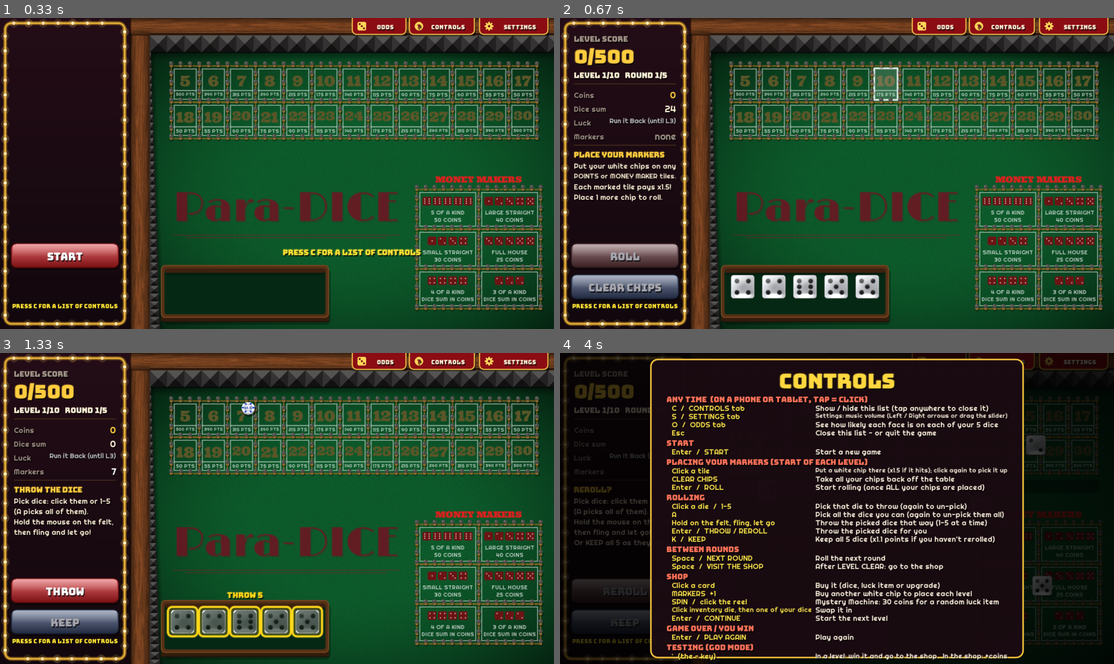
Above: before the commit, frames 1-4 (two rows, left to right).
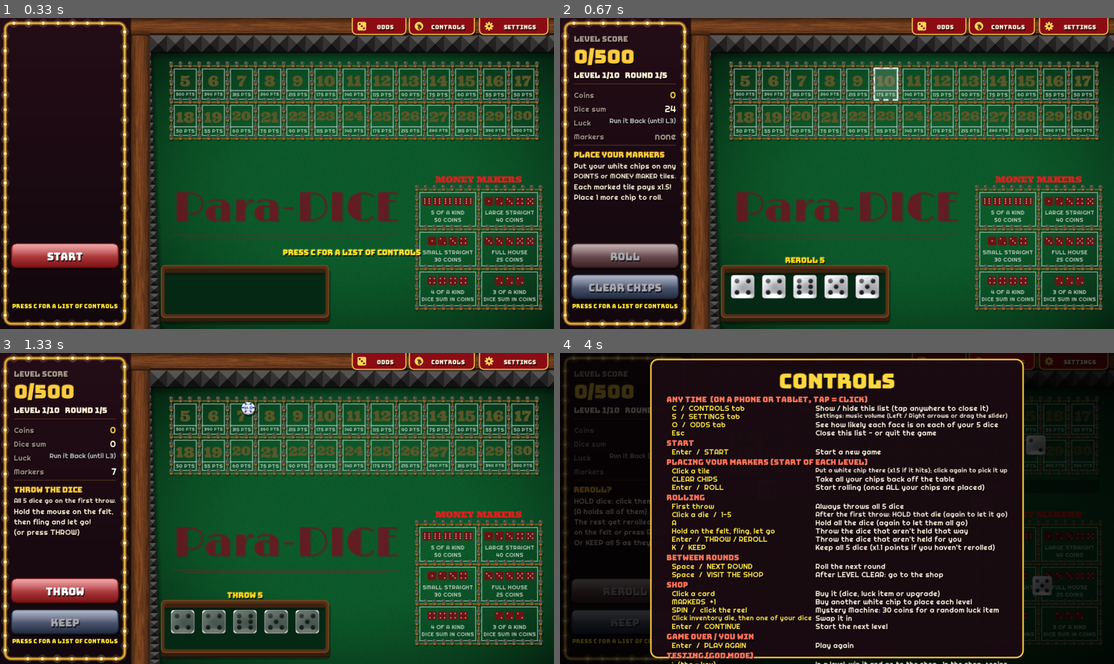
Above: after the commit, the same moments.

Repository: OJSS18/para-dice
Game: LÖVE game, started from main.lua
The game is run twice, just before and just after one commit, with the same random seed, the same clock (stepped at 60 frames per second) and the same inputs.
Inputs (mouse positions are in pixels of both pictures, inside the frame that each line leads up to):
- Up to frame 1 (0.33 s): no input
- Up to frame 2 (0.67 s): press the mouse at (626, 254) at 0.37 s; move the mouse to (753, 176) at 0.47 s; release the mouse at (886, 98) at 0.6 s
- Up to frame 3 (1.33 s): press the mouse at (238, 418) at 0.7 s; move the mouse to (354, 480) at 0.8 s; release the mouse at (470, 545) at 0.93 s; tap Enter at 1 s
- Up to frame 4 (4 s): press the mouse at (742, 620) at 1.37 s; move the mouse to (742, 514) at 1.47 s; release the mouse at (748, 405) at 1.6 s; press the mouse at (1075, 362) at 1.7 s; move the mouse to (931, 458) at 1.8 s; release the mouse at (781, 558) at 1.93 s; hold Left 2-2.53 s; press the mouse at (837, 508) at 2.6 s; move the mouse to (770, 536) at 2.7 s; release the mouse at (704, 561) at 2.83 s; press the mouse at (837, 552) at 2.93 s; move the mouse to (776, 517) at 3.03 s; release the mouse at (715, 483) at 3.17 s; press the mouse at (936, 362) at 3.27 s; move the mouse to (909, 418) at 3.37 s; release the mouse at (881, 477) at 3.5 s; press the mouse at (936, 362) at 3.6 s; move the mouse to (936, 393) at 3.7 s; release the mouse at (931, 427) at 3.83 s; press the mouse at (1003, 362) at 3.93 s

Frame 1 is identical in both runs. In frame 2, 0.2% of the frame differs, in the area x 40-48%, y 76-80%; in frame 3, 2.3%; in frame 4, 9.1%, in the area x 2-81%, y 46-100%.

Commit message:
First throw always rolls all 5 dice; rerolls go back to picking HELD dice (holds stay until no rerolls left)
Co-Authored-By: Claude Opus 5.5 <noreply@anthropic.com>

Diff:
--- a/banner.lua
+++ b/banner.lua
@@ -204,14 +204,22 @@
     if choosing and not dice.decided and (not dice.allThrown() or dice.canReroll()) then
         local title = dice.allThrown() and "REROLL?" or "THROW THE DICE"
         ui.text(title, fonts.heading, c.x, y + 4, c.w, "left", GOLD, true)
-        local lines = {
-            "Pick dice: click them or 1-5",
-            "(A picks all of them).",
-            "Hold the mouse on the felt,",
-            "then fling and let go!",
-        }
+        local lines
         if dice.allThrown() then
-            table.insert(lines, "Or KEEP all 5 as they are.")
+            lines = {
+                "HOLD dice: click them or 1-5",
+                "(A holds all of them).",
+                "The rest get rerolled - fling",
+                "on the felt or press REROLL.",
+                "Or KEEP all 5 as they are.",
+            }
+        else
+            lines = {
+                "All 5 dice go on the first throw.",
+                "Hold the mouse on the felt,",
+                "then fling and let go!",
+                "(or press THROW)",
+            }
         end
         for n, line in ipairs(lines) do
             ui.text(line, fonts.small, c.x, y + 8 + n * 24, c.w, "left", CREAM)
--- a/controlsguide.lua
+++ b/controlsguide.lua
@@ -28,10 +28,11 @@
         { "Enter  /  ROLL",      "Start rolling (once ALL your chips are placed)" },
     } },
     { title = "ROLLING", items = {
-        { "Click a die  /  1-5", "Pick that die to throw (again to un-pick)" },
-        { "A",                   "Pick all the dice you can (again to un-pick them all)" },
-        { "Hold on the felt, fling, let go", "Throw the picked dice that way (1-5 at a time)" },
-        { "Enter  /  THROW / REROLL", "Throw the picked dice for you" },
+        { "First throw",         "Always throws all 5 dice" },
+        { "Click a die  /  1-5", "After the first throw: HOLD that die (again to let it go)" },
+        { "A",                   "Hold all the dice (again to let them all go)" },
+        { "Hold on the felt, fling, let go", "Throw the dice that aren't held that way" },
+        { "Enter  /  THROW / REROLL", "Throw the dice that aren't held for you" },
         { "K  /  KEEP",          "Keep all 5 dice (x1.1 points if you haven't rerolled)" },
     } },
     { title = "BETWEEN ROUNDS", items = {
--- a/dice.lua
+++ b/dice.lua
@@ -4,10 +4,10 @@
 -- Nothing in this file draws anything. It only changes data.
 --
 -- How a turn works:
---   * A round starts with all 5 dice in the tray, not thrown yet.
---   * The player picks which dice to throw (1-5 at a time, A = all) and
---     throws them. Until all 5 have been thrown, throwing is free.
---   * Once all 5 are out, throwing again is a REROLL of the picked dice.
+--   * A round starts with all 5 dice in the tray. The first throw always
+--     sends all 5.
+--   * After that, the player marks dice to HOLD. A REROLL throws every die
+--     that ISN'T held. Held dice stay held for the next reroll too.
 --   * No Reroll (KEEP) keeps all 5 as they are (and earns the points bonus).
 
 local config    = require("config")
@@ -25,9 +25,9 @@
 -- (Lua lists start counting at 1, not 0!)
 dice.values = {}
 
--- dice.selected[i] is true if die i is picked to be THROWN next.
+-- dice.held[i] is true if the player is HOLDING die i (a reroll won't touch it).
 -- Keeping it as a separate list means dice.values[i] is always just a number.
-dice.selected = {}
+dice.held = {}
 
 -- dice.thrown[i] is true once die i has been thrown this round.
 -- (Before that, dice.values[i] is just last round's face, shown dimmed.)
@@ -70,10 +70,10 @@
     return sum
 end
 
--- Un-pick every die.
-local function clearSelected()
-    for i = 1, config.NUM_DICE do
-        dice.selected[i] = false
+-- Let go of every held die.
+local function clearHeld()
+    for i = 1, config.NUM_DICE do
+        dice.held[i] = false
     end
 end
 
@@ -82,11 +82,21 @@
 -- PUBLIC FUNCTIONS (other files can call these)
 ---------------------------------------------------------------------------
 
--- How many dice are picked to be thrown?
-function dice.countSelected()
+-- Will die i be thrown by the next throw?
+--   First throw of the round: every die.
+--   A reroll: every die that isn't held.
+function dice.willThrow(i)
+    if not dice.allThrown() then
+        return true
+    end
+    return not dice.held[i]
+end
+
+-- How many dice will the next throw send?
+function dice.countToThrow()
     local count = 0
     for i = 1, config.NUM_DICE do
-        if dice.selected[i] then
+        if dice.willThrow(i) then
             count = count + 1
         end
     end
@@ -109,22 +119,22 @@
     return dice.allThrown() and dice.rerollsLeft > 0 and not dice.decided
 end
 
--- Can die i be picked to throw right now?
---   Before all 5 are out: only the dice still in the tray.
---   After that: any die, as long as there's a reroll left.
-function dice.canSelect(i)
+-- Can dice be held right now? Only after the first throw, while there's
+-- a reroll left (holding is about choosing what NOT to reroll).
+function dice.canHold()
+    return dice.canReroll()
+end
+
+-- Can the dice be thrown right now? The first throw always can; a reroll
+-- needs a reroll left and at least one die that isn't held.
+function dice.canThrow()
     if dice.decided then
         return false
     end
     if not dice.allThrown() then
-        return not dice.thrown[i]
-    end
-    return dice.canReroll()
-end
-
--- Can the picked dice be thrown right now?
-function dice.canThrow()
-    return dice.countSelected() > 0 and (not dice.allThrown() or dice.canReroll())
+        return true
+    end
+    return dice.canReroll() and dice.countToThrow() > 0
 end
 
 -- Can the player press KEEP right now? Once all 5 are out and before the
@@ -146,16 +156,15 @@
         dice.values[i] = rollDie(i)
         dice.thrown[i] = true
     end
-    clearSelected()
+    clearHeld()
     dice.total = sumValues()
 end
 
--- Start a new round: all 5 dice back in the tray, none thrown yet, and
--- all of them picked (so one throw sends all 5 - or un-pick some first).
+-- Start a new round: all 5 dice back in the tray, none thrown or held.
 function dice.newRound()
     for i = 1, config.NUM_DICE do
         dice.thrown[i] = false
-        dice.selected[i] = true
+        dice.held[i] = false
     end
     dice.total = 0
     -- Rerolls for this round: normally MAX_REROLLS, but a luck item can
@@ -165,34 +174,37 @@
     dice.decided = false
 end
 
--- Pick or un-pick die number i. "not" flips true <-> false.
-function dice.toggleSelect(i)
-    if dice.canSelect(i) then
-        dice.selected[i] = not dice.selected[i]
-    end
-end
-
--- Pick every die that can be picked (the A key).
--- If they're ALL picked already, un-pick them all instead.
-function dice.selectAll()
-    local allOn = true
-    for i = 1, config.NUM_DICE do
-        if dice.canSelect(i) and not dice.selected[i] then
-            allOn = false
-        end
-    end
-    for i = 1, config.NUM_DICE do
-        dice.selected[i] = dice.canSelect(i) and not allOn
-    end
-end
-
--- Throw the picked dice: their real results are decided HERE.
+-- Hold or let go of die number i. "not" flips true <-> false.
+function dice.toggleHold(i)
+    if dice.canHold() then
+        dice.held[i] = not dice.held[i]
+    end
+end
+
+-- Hold every die (the A key). If they're ALL held already, let them all go.
+function dice.holdAll()
+    if not dice.canHold() then
+        return
+    end
+    local allHeld = true
+    for i = 1, config.NUM_DICE do
+        if not dice.held[i] then
+            allHeld = false
+        end
+    end
+    for i = 1, config.NUM_DICE do
+        dice.held[i] = not allHeld
+    end
+end
+
+-- Throw: the first throw sends all 5 dice, a reroll sends every die that
+-- isn't held. Their real results are decided HERE.
 -- Returns TWO values (Lua functions can do that):
 --   1. true if a throw happened, false if it didn't
 --   2. a list of which dice were thrown, e.g. {2, 5}
 --      (so main.lua can send just those dice across the table)
--- Call it like:   local thrown, which = dice.throwSelected()
-function dice.throwSelected()
+-- Call it like:   local thrown, which = dice.throw()
+function dice.throw()
     if not dice.canThrow() then
         return false, {}
     end
@@ -203,26 +215,23 @@
 
     local which = {}
     for i = 1, config.NUM_DICE do
-        if dice.selected[i] then
+        if dice.willThrow(i) then
             dice.values[i] = rollDie(i)
             dice.thrown[i] = true
             table.insert(which, i)   -- remember that die i was thrown
         end
     end
-    clearSelected()
-
-    -- Still some dice in the tray? Pick them, ready for the next throw.
-    if not dice.allThrown() then
-        for i = 1, config.NUM_DICE do
-            dice.selected[i] = not dice.thrown[i]
-        end
+
+    -- Held dice stay held for the next reroll - unless there isn't one.
+    if dice.rerollsLeft <= 0 then
+        clearHeld()
     end
 
     dice.total = sumValues()
     return true, which
 end
 
--- Was that last throw a reroll? (Asked BEFORE throwing, by main.lua.)
+-- Is the next throw a reroll? (Asked BEFORE throwing, by main.lua.)
 function dice.nextThrowIsReroll()
     return dice.allThrown()
 end
@@ -233,7 +242,7 @@
     if not dice.canKeep() then
         return false
     end
-    clearSelected()
+    clearHeld()
     dice.rerollsLeft = 0    -- uses up the rest of your rerolls
     dice.decided = true
     return true
--- a/draw.lua
+++ b/draw.lua
@@ -132,15 +132,16 @@
 
 -- The dice sitting in the tray (the ones that aren't out on the felt or
 -- in your hand). Dice picked to throw glow gold; dice not thrown yet this
--- round are shown dimmed (they still show last round's face).
+-- round are shown dimmed (they still show last round's face). HELD dice
+-- glow gold and say HELD.
 local function drawTrayDice()
     for i = 1, config.NUM_DICE do
         local slot = layout.traySlot(i)
 
         if animation.getDraw(i) == nil then
-            local picked = dice.selected[i]
-
-            -- Picked dice: a soft gold glow behind the die...
+            local picked = dice.held[i]
+
+            -- Held dice: a soft gold glow behind the die...
             if picked then
                 love.graphics.setColor(1, 0.8, 0.2, 0.25)
                 love.graphics.rectangle("fill", slot.x - 8, slot.y - 8, slot.w + 16, slot.h + 16, 14, 14)
@@ -162,15 +163,16 @@
                 love.graphics.setLineWidth(4)
                 love.graphics.rectangle("line", slot.x - 4, slot.y - 4, slot.w + 8, slot.h + 8, 10, 10)
                 love.graphics.setLineWidth(1)
+                ui.text("HELD", fonts.hint, slot.x, slot.y + slot.h + 4, slot.w, "center", { 1, 0.85, 0.1 })
             end
         end
     end
 
-    -- A "THROW" / "REROLL" tag above the tray when any die is picked.
-    if dice.countSelected() > 0 and not animation.isHolding() then
+    -- A "THROW 5" / "REROLL 3" tag above the tray, saying how many dice go next.
+    if dice.canThrow() and not animation.isRolling() and not animation.isHolding() then
         local t = layout.tray()
         local label = dice.allThrown() and "REROLL" or "THROW"
-        ui.text(label .. " " .. dice.countSelected(), fonts.heading, t.x, t.y - 32, t.w, "center",
+        ui.text(label .. " " .. dice.countToThrow(), fonts.heading, t.x, t.y - 32, t.w, "center",
             { 1, 0.85, 0.1 }, true)
     end
 end
--- a/main.lua
+++ b/main.lua
@@ -94,7 +94,7 @@
 local roundEndPending = false
 
 -- The mouse went down on a tray die. If it's let go without moving, that
--- picks / un-picks the die; if it's dragged, it picks the die up to throw.
+-- holds / lets go of the die; if it's dragged, it picks up the dice to throw.
 -- { i = which die, x, y = where the press started }, or nil.
 local pendingPress = nil
 local DRAG_DISTANCE = 12   -- pixels the mouse must move before it counts as a drag
@@ -210,18 +210,19 @@
     end
 end
 
--- The list of dice picked to throw, e.g. {1, 3, 4}.
-local function selectedDice()
+-- The list of dice the next throw will send, e.g. {1, 3, 4}
+-- (all 5 on the first throw, then every die that isn't held).
+local function diceToThrow()
     local list = {}
     for i = 1, config.NUM_DICE do
-        if dice.selected[i] then
+        if dice.willThrow(i) then
             table.insert(list, i)
         end
     end
     return list
 end
 
--- Throw the picked dice. 'how' is "hand" (letting go of the handful held
+-- Throw the dice (all 5, or the ones not held). 'how' is "hand" (letting go of the handful held
 -- under the mouse) or "auto" (THROW / REROLL button, or Enter).
 -- The real results are decided first (in dice.lua); the physics then
 -- sends the dice across the table and each settles onto its result.
@@ -236,7 +237,7 @@
     if isReroll then
         luck.useRoll()          -- rerolls count toward the luck item too
     end
-    local thrown, which = dice.throwSelected()
+    local thrown, which = dice.throw()
     if not thrown then
         animation.cancelHold()
         return
@@ -251,10 +252,10 @@
     end
 end
 
--- Pick up every picked die into a handful under the mouse at (x, y).
+-- Pick up every die that's about to be thrown into a handful under the mouse at (x, y).
 local function grabDice(x, y)
     if dice.canThrow() then
-        animation.grab(selectedDice(), player.loadout, x, y)
+        animation.grab(diceToThrow(), player.loadout, x, y)
     end
 end
 
@@ -455,13 +456,13 @@
         elseif key == "k" then
             tryNoReroll()       -- K = the KEEP button
         elseif key == "a" then
-            dice.selectAll()    -- A = pick all (again = un-pick all)
+            dice.holdAll()      -- A = hold all (again = let them all go)
         else
             -- tonumber turns the text "3" into the number 3.
             -- For keys that aren't numbers (like "a") it gives nil.
             local n = tonumber(key)
             if n and n >= 1 and n <= config.NUM_DICE then
-                dice.toggleSelect(n)
+                dice.toggleHold(n)  -- 1-5 = hold / let go of that die
             end
         end
 
@@ -606,14 +607,10 @@
         return
     end
 
-    -- Dragging off a tray die: pick it (if it isn't already) and pick up
-    -- the whole handful of picked dice.
+    -- Dragging off a tray die picks up the whole handful about to be thrown.
     if pendingPress then
         local dx, dy = x - pendingPress.x, y - pendingPress.y
         if dx * dx + dy * dy > DRAG_DISTANCE * DRAG_DISTANCE then
-            if not dice.selected[pendingPress.i] then
-                dice.toggleSelect(pendingPress.i)
-            end
             pendingPress = nil
             grabDice(x, y)
         end
@@ -632,7 +629,7 @@
 
     if pendingPress then
         if state == "play" then
-            dice.toggleSelect(pendingPress.i)
+            dice.toggleHold(pendingPress.i)   -- a click holds / lets go of the die
         end
         pendingPress = nil
     end
Not shown, changed: docs/game.data
